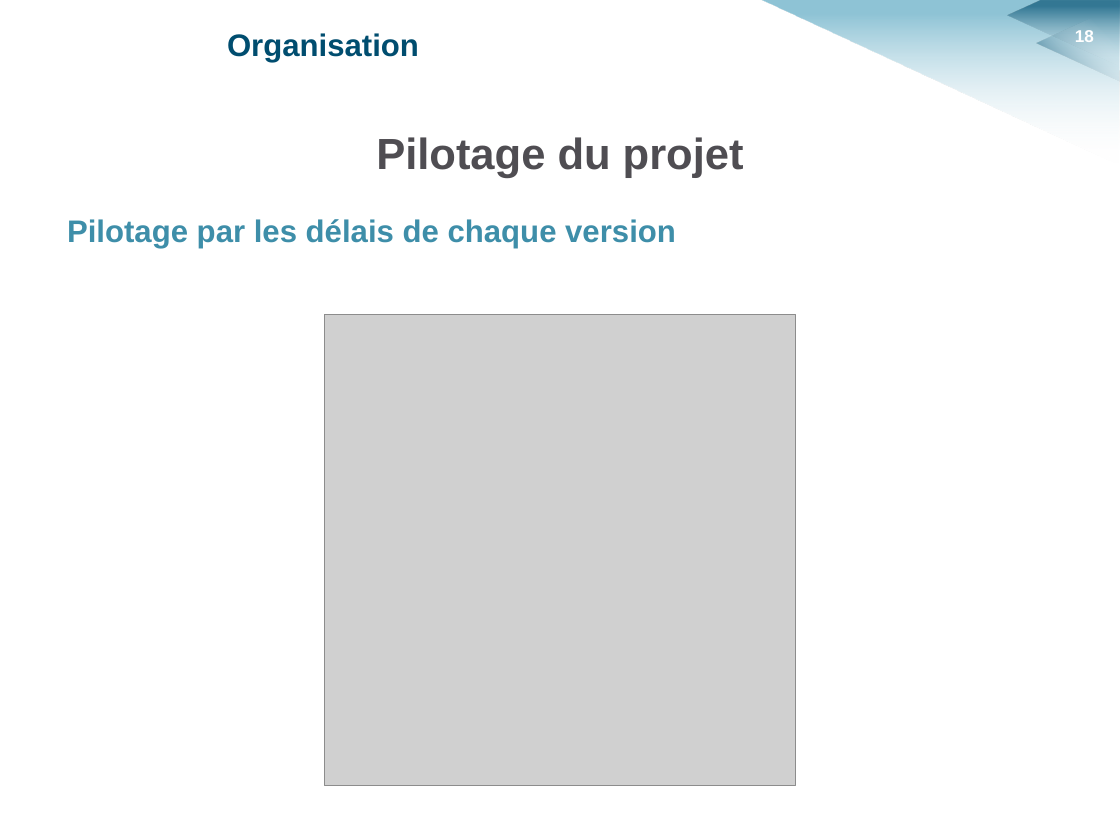
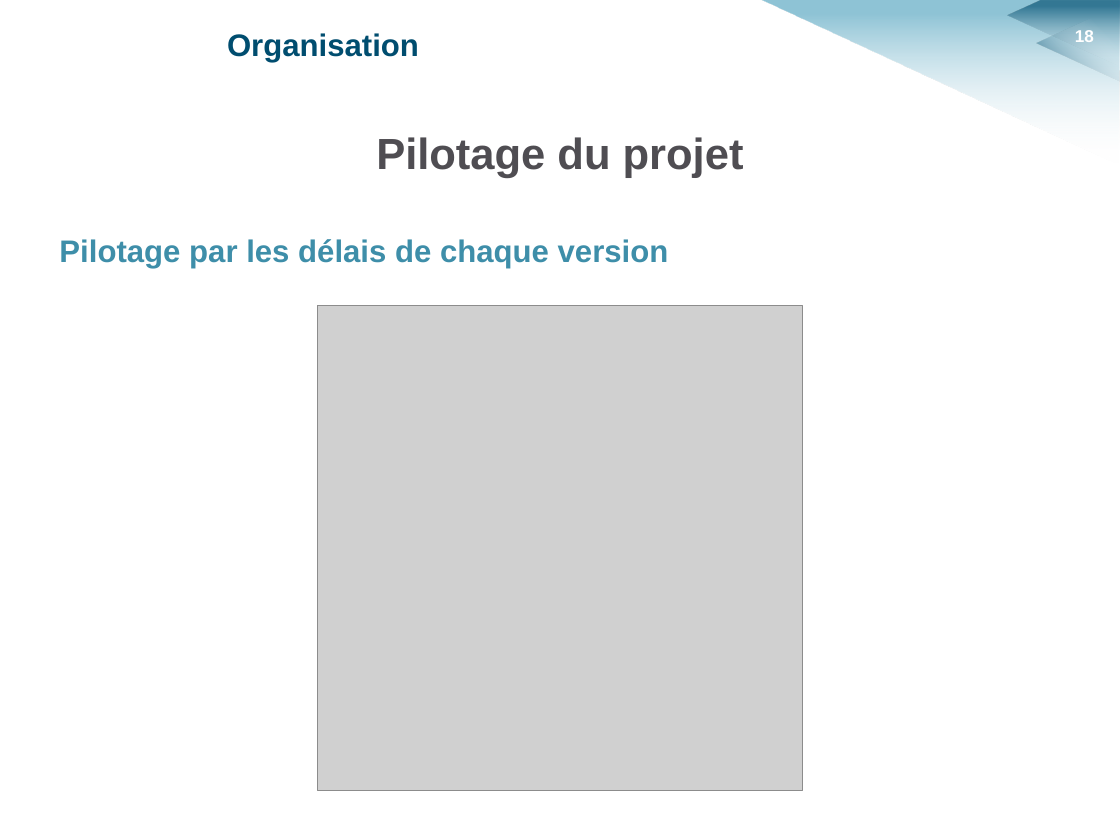
Before and after one commit to HKervadec/korrigolo, a slide deck: slide 18 of soutenances/planification/soutenance_planification.pptx. Drawn at 1120x840 pixels with LibreOffice and Linux fonts; fonts in the diff are those of the drawing; grey boxes stand for pictures; background and template pictures are left out. Boxes give left, top, right and bottom in pixels: in the first picture for what was removed or moved away, otherwise in the second. Text is boxed around its words. In the diff, an @@ line names an element or a change of style, - is before the commit and + after.

```diff
--- a/soutenances/planification/soutenance_planification.pptx
+++ b/soutenances/planification/soutenance_planification.pptx
@@ text "Pilotage du projet": place and size @@
-text "Pilotage du projet" at (67,137,744,248)
+text "Pilotage du projet" at (376,137,744,178)
@@ text added at (59,239,669,268), 20 pt, text #3E8EA9, bold @@
+Pilotage par les délais de chaque version
@@ text at (67,219,676,248): paragraph removed @@
-Pilotage par les délais de chaque version
@@ picture: place and size @@
-picture at (324,315,795,786)
+picture at (317,306,802,791)
```
Also in this commit, not shown: 2 other slides changed.
